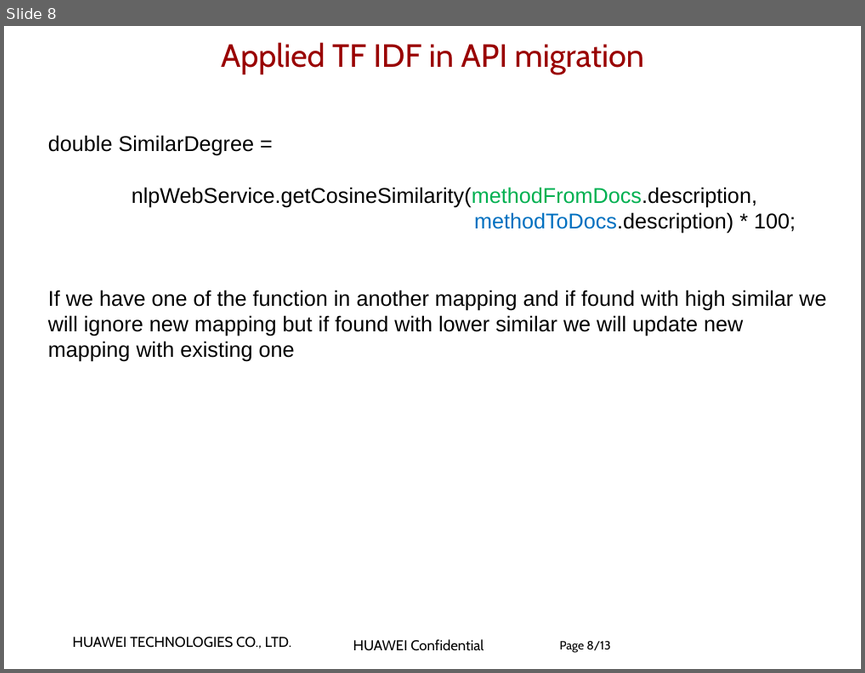
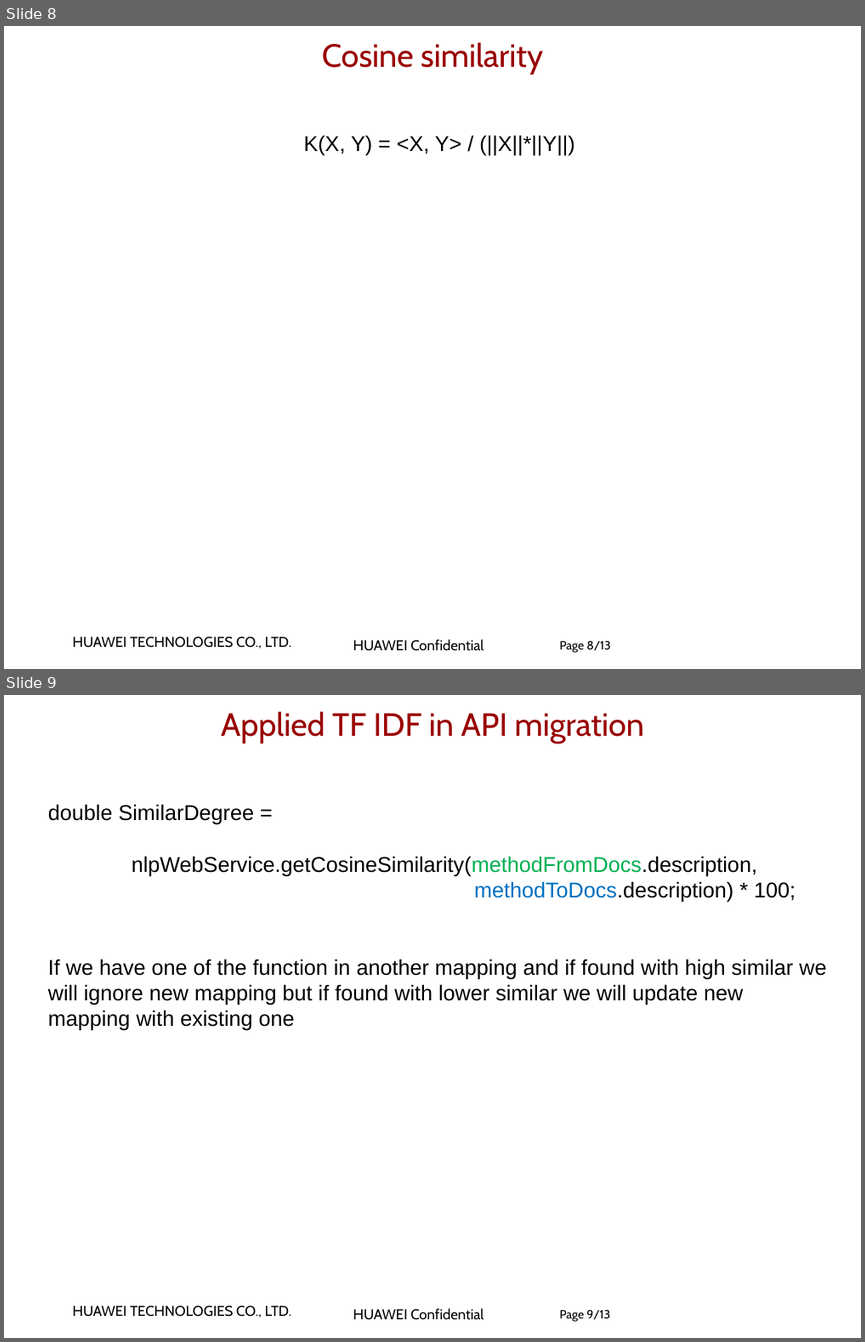
Before and after one commit to zuoqin/MigrationsNLP, a slide deck: materials/Project Presentation.pptx. Shown one above the other, each under a label of ours: slide 8 before the commit, slides 8 and 9 after it. The pictures are 865x673 and 865x1342 pixels, drawn with LibreOffice and Linux fonts; fonts in the diff are those of the drawing; background and template pictures are left out. Boxes give left, top, right and bottom in pixels: in the first picture for what was removed or moved away, otherwise in the second. Text is boxed around its words. In the diff, an @@ line names an element or a change of style, - is before the commit and + after.

Commit message:
Enhancing presentation

```diff
--- a/materials/Project Presentation.pptx
+++ b/materials/Project Presentation.pptx
@@ slide 8 added at [4,26,861,669], background #FFFFFF; not listed: 2 template elements that a slide beside it also shows @@
@@ title added at [322,42,543,74], 27 pt, text #990000 @@
+Cosine similarity
@@ text added at [304,135,574,156], 18 pt, text #000000 @@
+K(X, Y) = <X, Y> / (||X||*||Y||)
@@ page number added at [560,641,611,652], 10 pt, text #000000 @@
+Page 8/13
@@ what was slide 8 is now slide 9 @@
@@ page number at [560,1310,610,1321]: text changed @@
-Page 8/13
+Page 9/13
```
